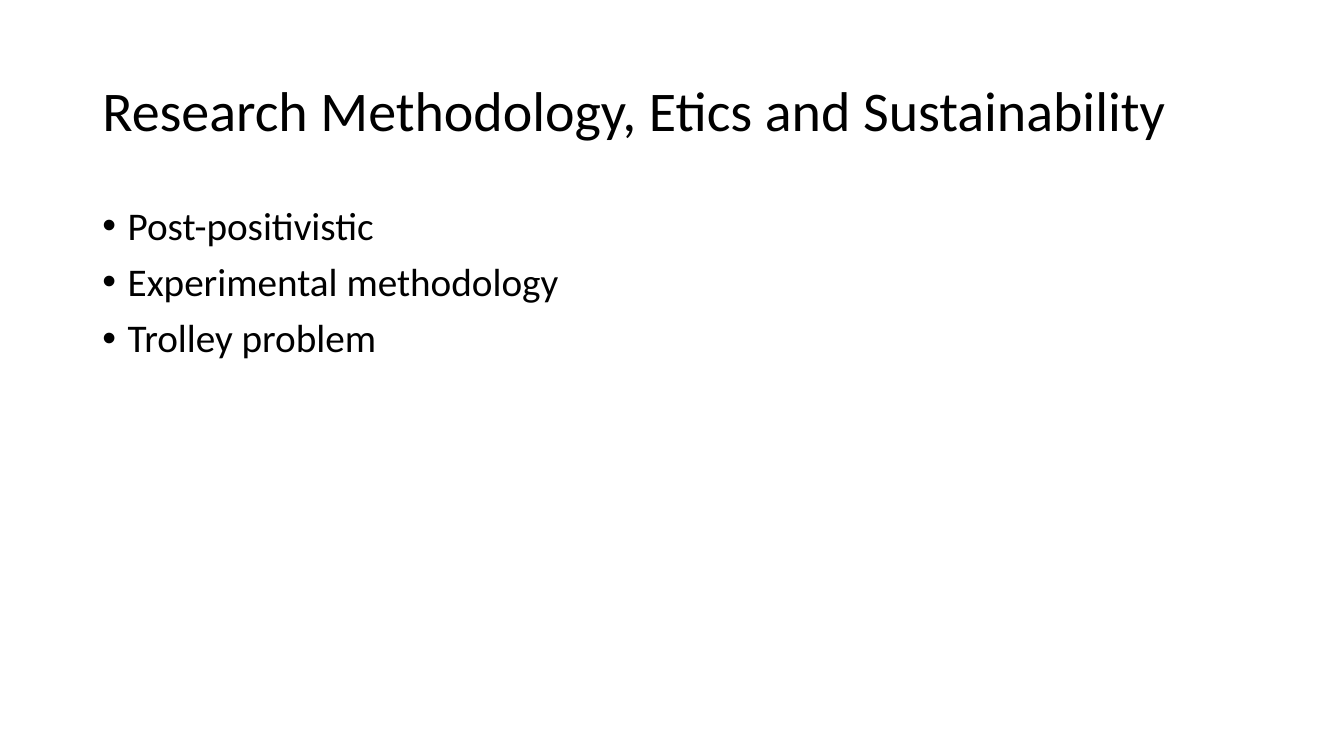
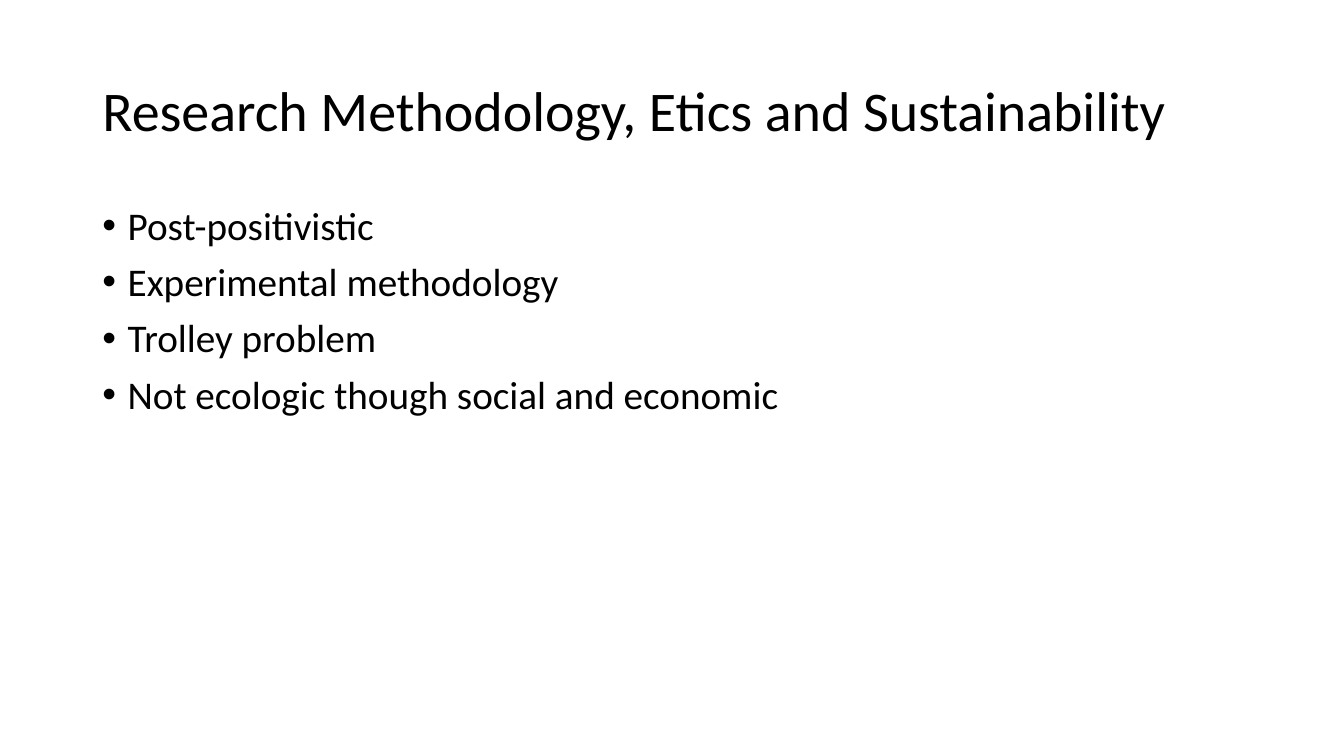
Before and after one commit to AndFroSwe/MF2071, a slide deck: slide 5 of Simultaneous Localization And Mapping.pptx. Drawn at 1344x756 pixels with LibreOffice and Linux fonts; fonts in the diff are those of the drawing. Boxes give left, top, right and bottom in pixels: in the first picture for what was removed or moved away, otherwise in the second. Text is boxed around its words. In the diff, an @@ line names an element or a change of style, - is before the commit and + after.

```diff
--- a/Simultaneous Localization And Mapping.pptx
+++ b/Simultaneous Localization And Mapping.pptx
@@ text at [128,381,778,416]: paragraph added @@
+• Not ecologic though social and economic
```
Also in this commit, not shown: 3 other slides changed.
